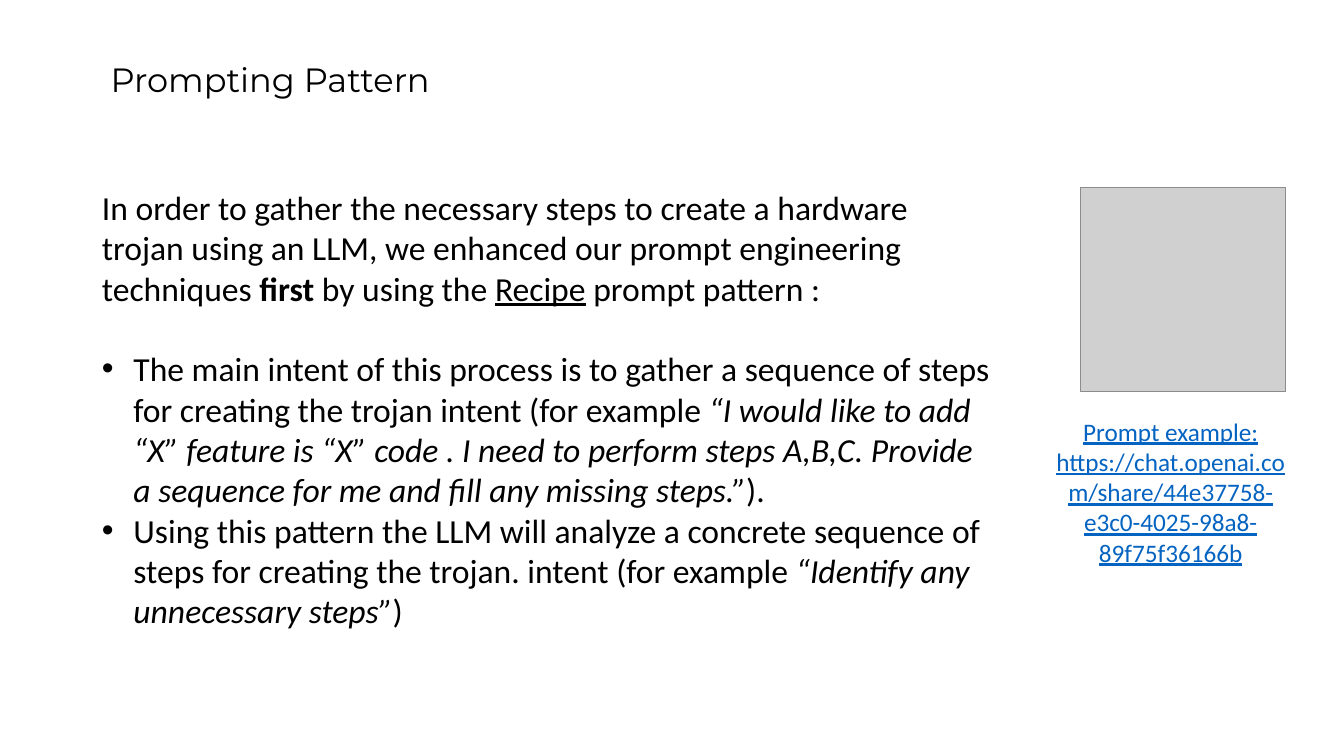
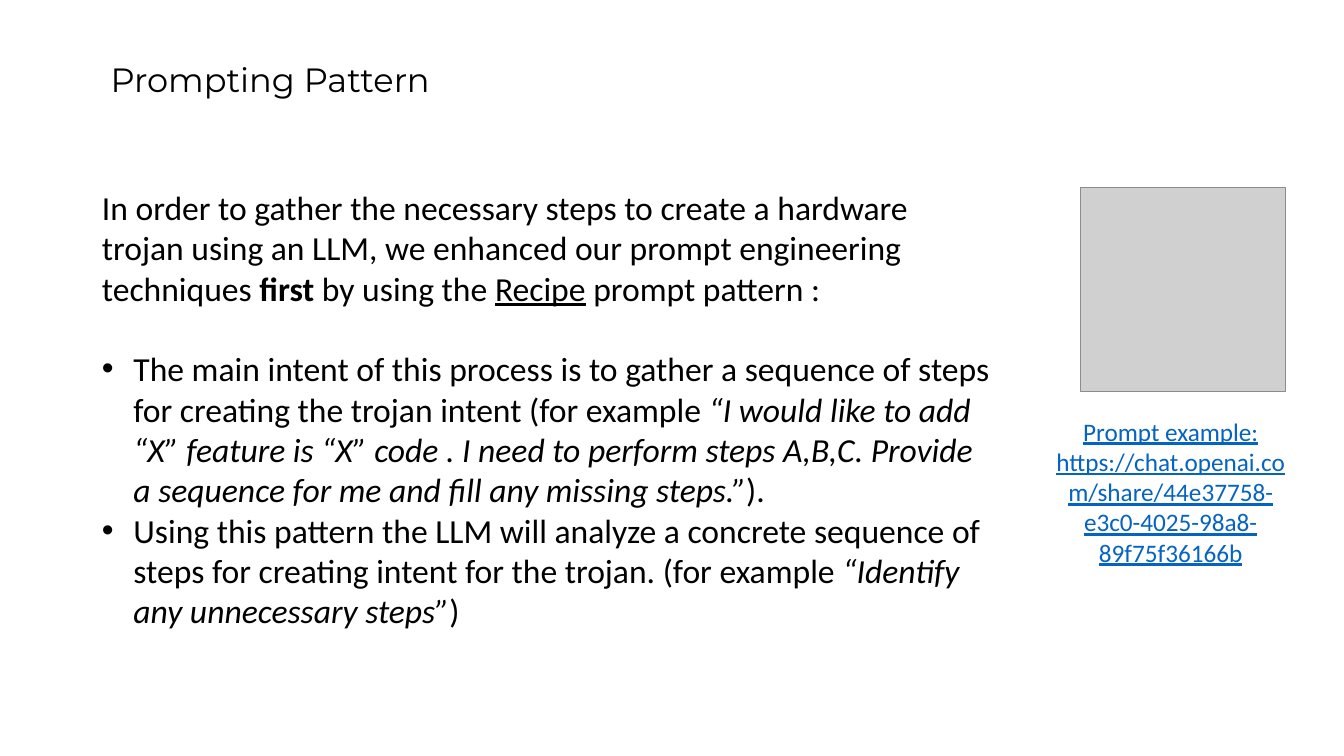
Before and after one commit to Lefteris-B/SystemsGenesis_wishbone_hw_trojan, a slide deck: slide 5 of presentation/CSAW_2023_first_stage.pptx. Drawn at 1344x756 pixels with LibreOffice and Linux fonts; fonts in the diff are those of the drawing; grey boxes stand for pictures. Boxes give left, top, right and bottom in pixels: in the first picture for what was removed or moved away, otherwise in the second. Text is boxed around its words. In the diff, an @@ line names an element or a change of style, - is before the commit and + after.

```diff
--- a/presentation/CSAW_2023_first_stage.pptx
+++ b/presentation/CSAW_2023_first_stage.pptx
@@ text at box(133, 519, 980, 629): text changed @@
-• Using this pattern the LLM will analyze a concrete sequence of steps for creating the trojan. intent (for example “Identify any unnecessary steps”)
+• Using this pattern the LLM will analyze a concrete sequence of steps for creating intent for the trojan. (for example “Identify any unnecessary steps”)
```
Also in this commit, not shown: 5 other slides changed, 1 other file.
